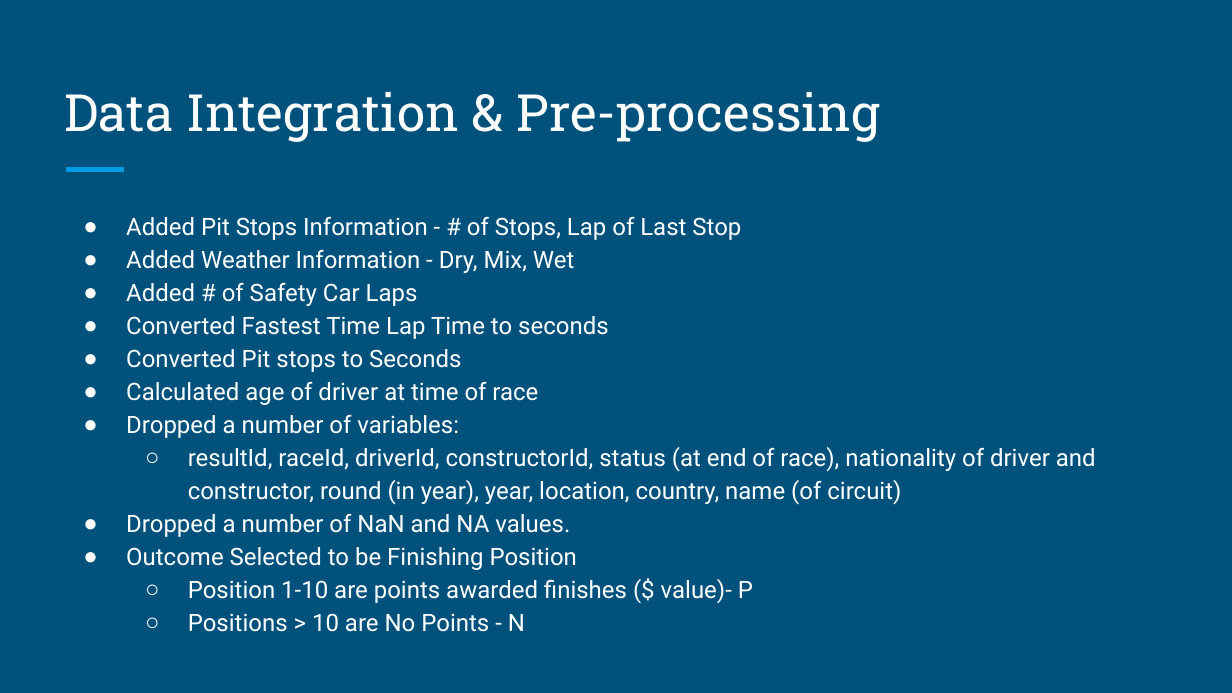
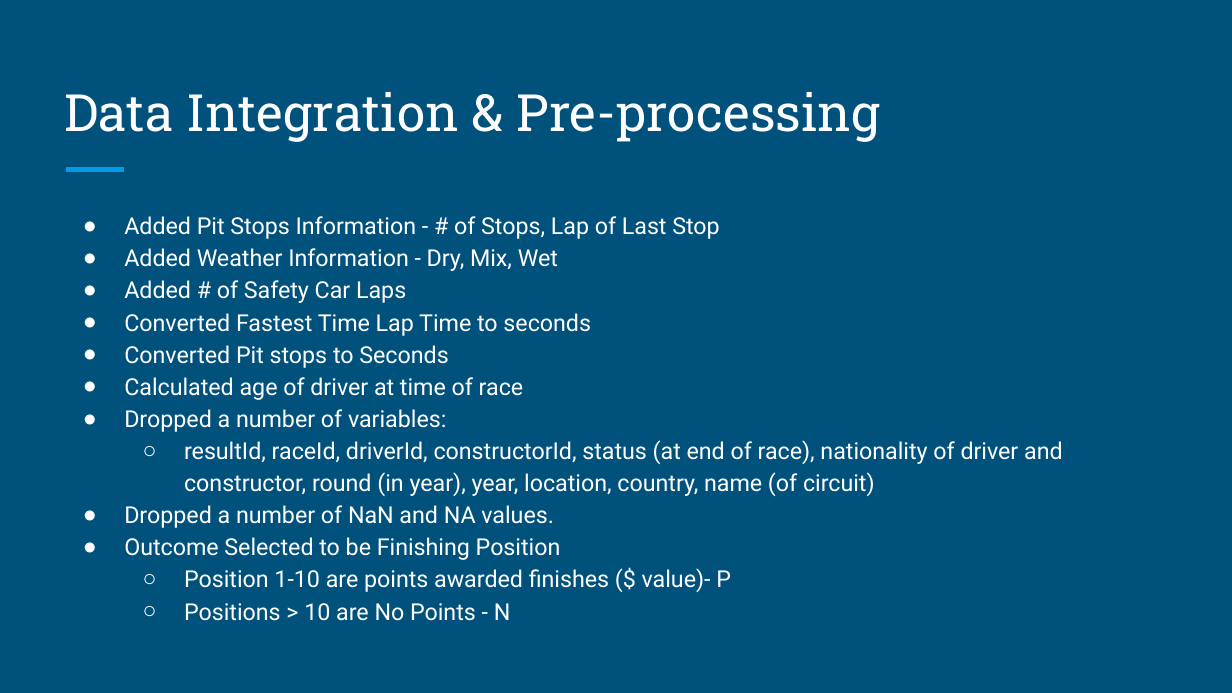
Before and after one commit to dvermagithub/GottaGoFast, a slide deck: slide 2 of Logistic Regression and MLP/Logistic Regression and Other Classifiers ML on F1 Data Set (1).pptx. Drawn at 1232x693 pixels with LibreOffice and Linux fonts; fonts in the diff are those of the drawing. Boxes give left, top, right and bottom in pixels: in the first picture for what was removed or moved away, otherwise in the second. Text is boxed around its words. In the diff, an @@ line names an element or a change of style, - is before the commit and + after.

```diff
--- a/Logistic Regression and MLP/Logistic Regression and Other Classifiers ML on F1 Data Set (1).pptx
+++ b/Logistic Regression and MLP/Logistic Regression and Other Classifiers ML on F1 Data Set (1).pptx
@@ text "Added Pit Stops Information - ..." at bbox=[124, 216, 1063, 621]: size 14 to 13.6 pt; indent changed @@
```
Also in this commit, not shown: 7 other slides changed, 2 slides added, 1 other file.
